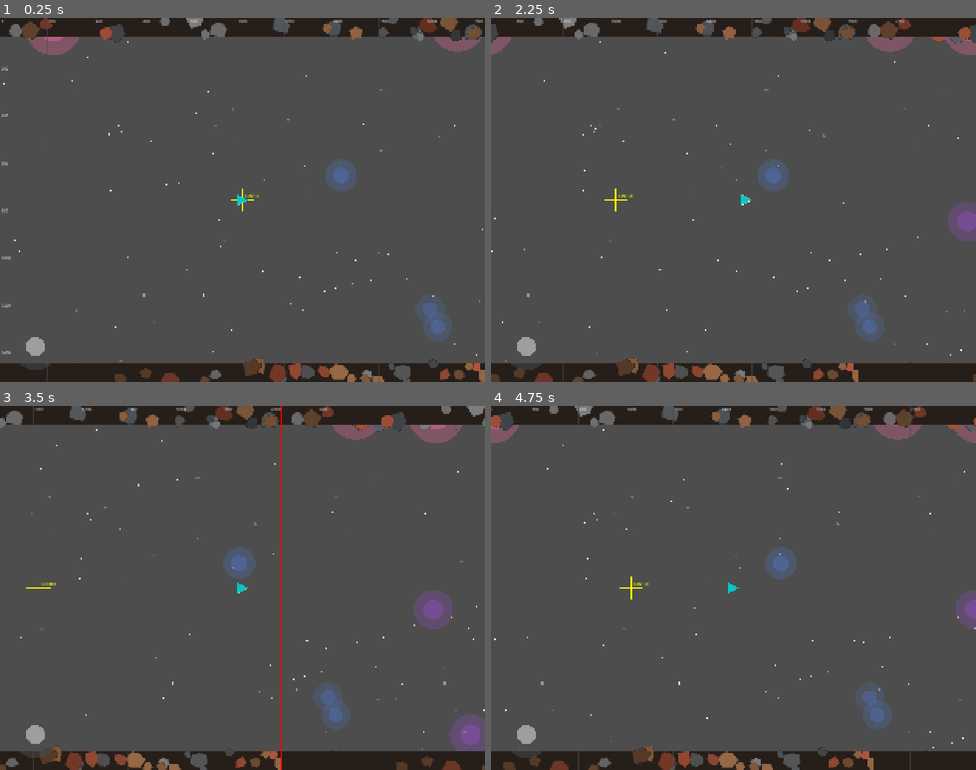
Above: before the commit, frames 1-4 (two rows, left to right).
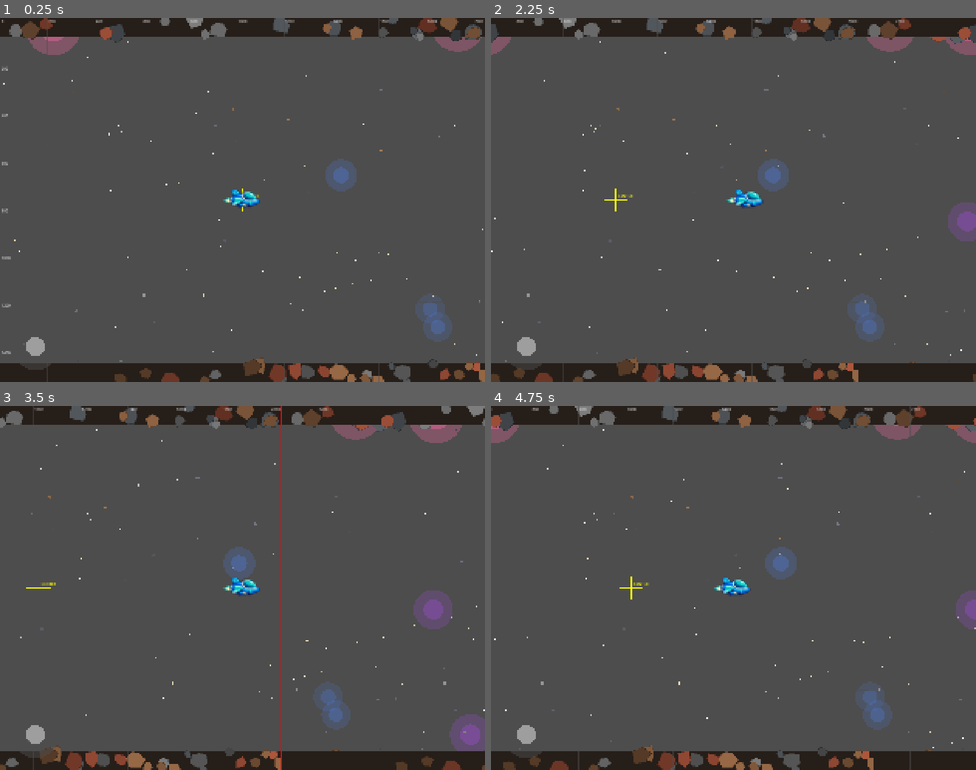
Above: after the commit, the same moments.

Repository: mattzollinhofer/space_scroller
Game: Godot game, scene res://scenes/main.tscn
Same seed, same stepped clock (60 frames per second), same inputs: the game is played once before the commit and once after it.
Inputs (mouse positions are in pixels of both pictures, inside the frame that each line leads up to):
- Up to frame 1 (0.25 s): no input
- Up to frame 2 (2.25 s): tap Enter at 0.5 s; move the mouse to (840, 181) at 0.52 s; hold D (move_right) 0.53-1.25 s; click (840, 181) at 0.67 s; drag from (636, 218) to (709, 272) at 1.27 s; move the mouse to (782, 119) at 2.02 s; hold D (move_right) from 2.03 s (still down)
- Up to frame 3 (3.5 s): release D (move_right) at 2.75 s; drag from (218, 660) to (97, 533) at 2.77 s
- Up to frame 4 (4.75 s): move the mouse to (879, 642) at 3.52 s; hold A (move_left) 3.53-4.25 s; drag from (588, 533) to (660, 497) at 4.27 s

The runs differ from the first frame. In frame 1, 0.2% of the frame differs, in the area x 46-54%, y 47-53%; in frame 2, 0.2%; in frame 3, 0.2%; in frame 4, 0.2%.

Commit message:
Scale player sprite 3x and fix collision size calculation
- Scale Sprite2D by 3x for better visibility
- Update collision shape from 48x48 to 144x144 to match scaled sprite
- Fix _half_size calculation to account for sprite scale

🤖 Generated with [Claude Code](https://claude.com/claude-code)

Co-Authored-By: Claude Opus 4.5 <noreply@anthropic.com>

Diff:
--- a/scenes/player.tscn
+++ b/scenes/player.tscn
@@ -4,12 +4,13 @@
 [ext_resource type="Texture2D" uid="uid://b7vk1qxp3hywe" path="res://assets/sprites/player.png" id="2_sprite"]
 
 [sub_resource type="RectangleShape2D" id="RectangleShape2D_player"]
-size = Vector2(48, 48)
+size = Vector2(144, 144)
 
 [node name="Player" type="CharacterBody2D"]
 script = ExtResource("1_player")
 
 [node name="Sprite2D" type="Sprite2D" parent="."]
+scale = Vector2(3, 3)
 texture = ExtResource("2_sprite")
 
 [node name="CollisionShape2D" type="CollisionShape2D" parent="."]
--- a/scripts/player.gd
+++ b/scripts/player.gd
@@ -13,10 +13,10 @@
 
 
 func _ready() -> void:
-	# Get the sprite size for accurate viewport clamping
+	# Get the sprite size for accurate viewport clamping (accounting for scale)
 	var sprite = $Sprite2D
 	if sprite and sprite.texture:
-		_half_size = sprite.texture.get_size() / 2.0
+		_half_size = (sprite.texture.get_size() * sprite.scale) / 2.0
 
 	# Find the virtual joystick in the scene tree
 	_find_virtual_joystick()
Binary file changed: assets/sprites/player.png
Not shown, changed: assets/sprites/player.png.import
